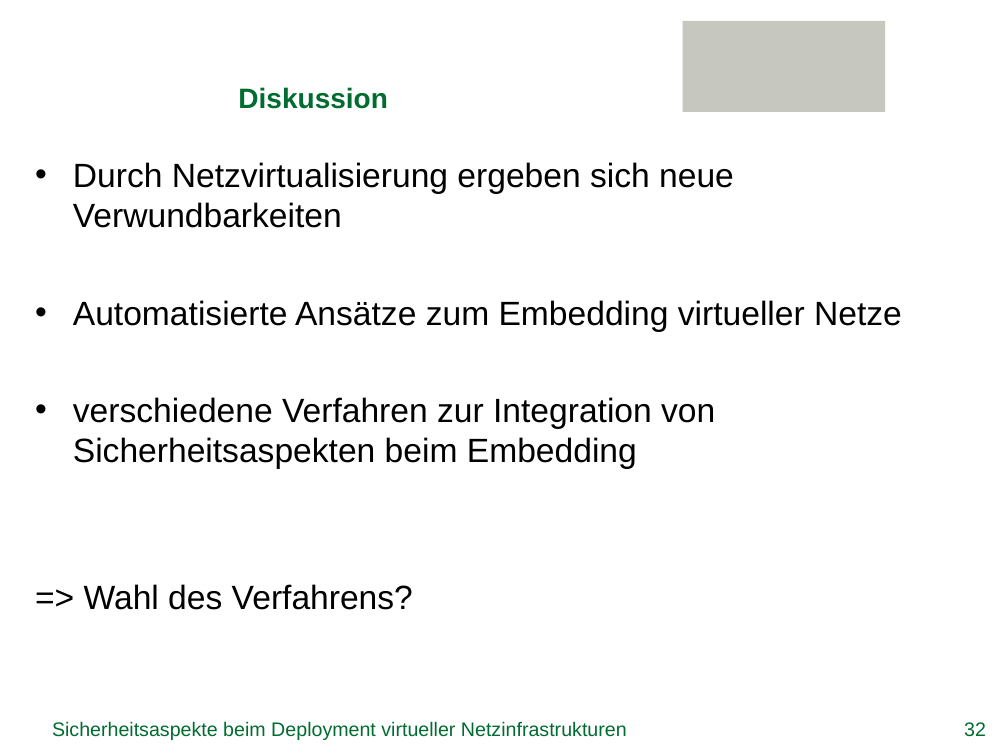
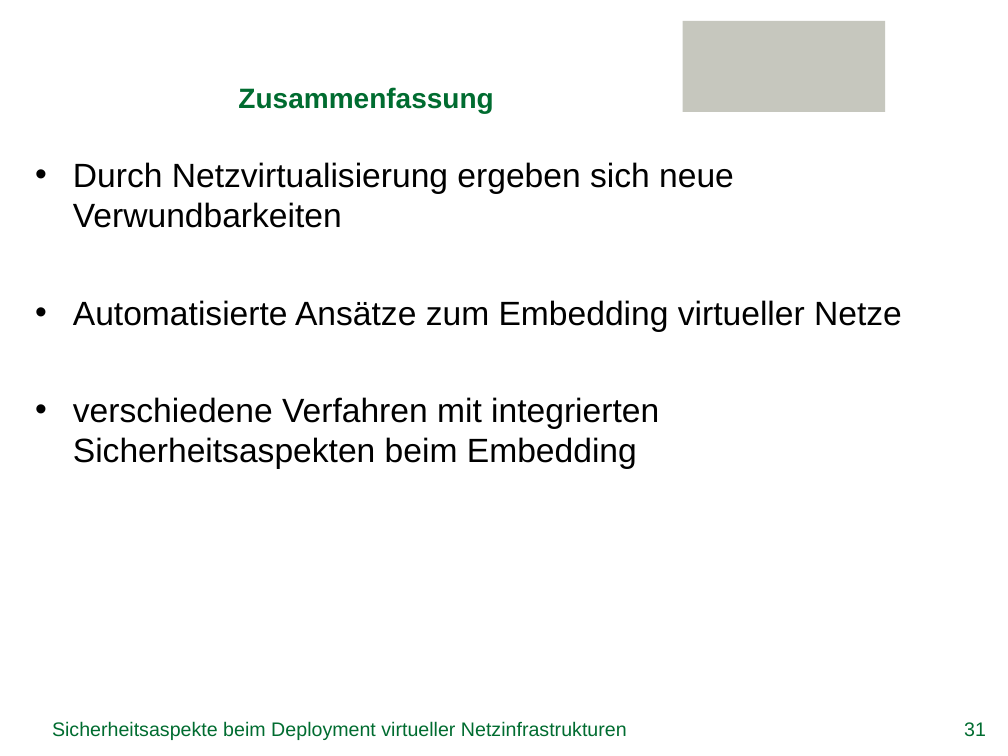
Before and after one commit to GeGroe/timvs, a slide deck: slide 31 of Referat/PowerPoint/TimvS_SVNE.pptx (slide 32 before the commit). Drawn at 1008x756 pixels with LibreOffice and Linux fonts; fonts in the diff are those of the drawing; background and template pictures are left out. Boxes give left, top, right and bottom in pixels: in the first picture for what was removed or moved away, otherwise in the second. Text is boxed around its words. In the diff, an @@ line names an element or a change of style, - is before the commit and + after.

```diff
--- a/Referat/PowerPoint/TimvS_SVNE.pptx
+++ b/Referat/PowerPoint/TimvS_SVNE.pptx
@@ title at [238, 87, 493, 113]: text changed @@
-Diskussion
+Zusammenfassung
@@ text at [73, 397, 659, 469]: text changed @@
-• verschiedene Verfahren zur Integration von Sicherheitsaspekten beim Embedding
-=> Wahl des Verfahrens?
+• verschiedene Verfahren mit integrierten Sicherheitsaspekten beim Embedding
@@ page number at [964, 722, 986, 737]: text changed @@
-32
+31
```
Also in this commit, not shown: 8 other slides changed, 3 slides removed, 4 other files.
